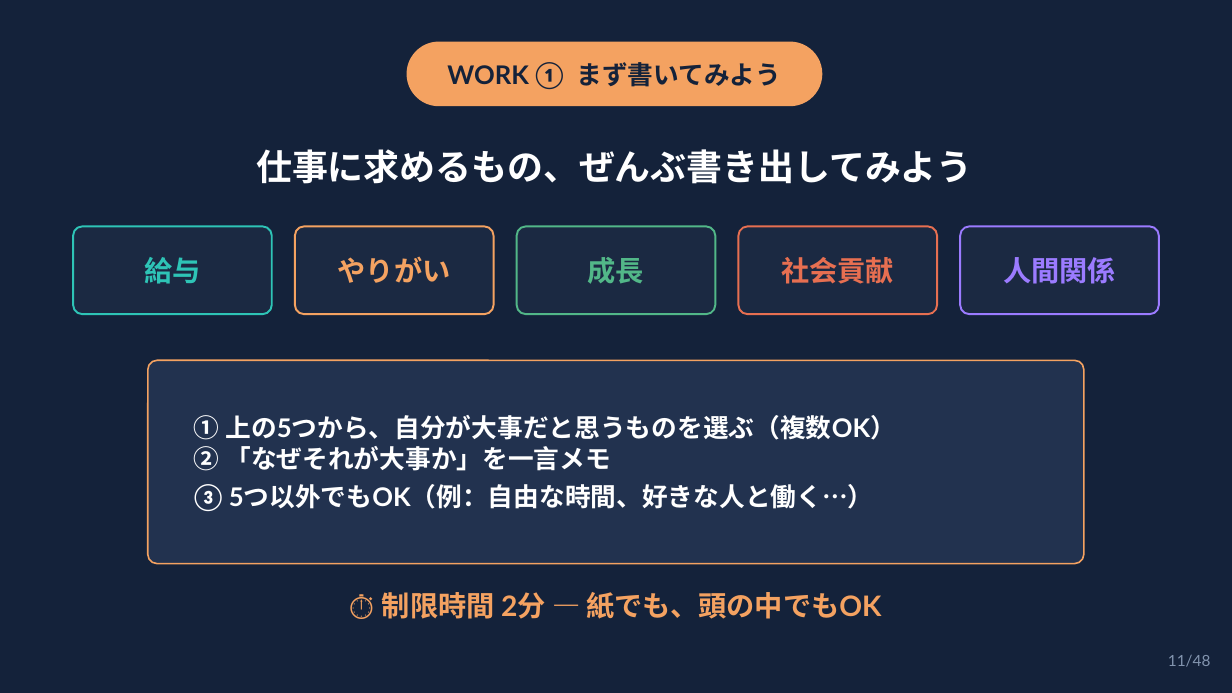
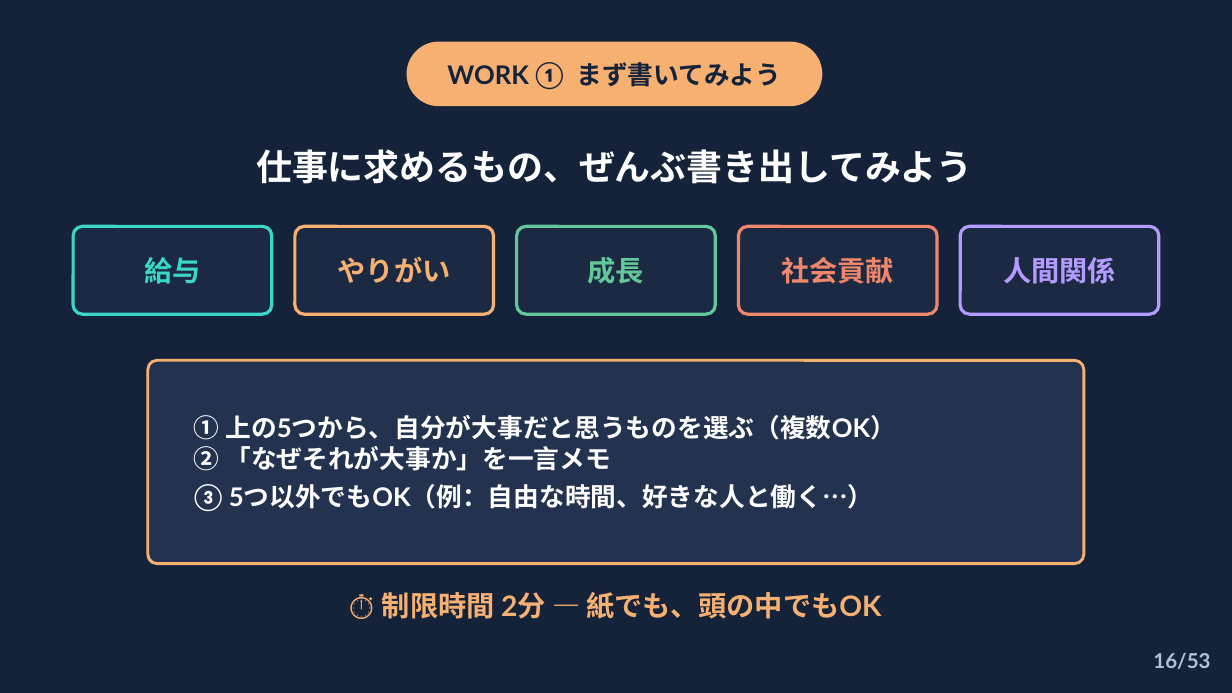
Before and after one commit to syukugennmathto/claude-daily-routines, a slide deck: slide 16 of build/career_talk_setagaya.pptx (slide 11 before the commit). Drawn at 1232x693 pixels with LibreOffice and Linux fonts; fonts in the diff are those of the drawing. Boxes give left, top, right and bottom in pixels: in the first picture for what was removed or moved away, otherwise in the second. Text is boxed around its words. In the diff, an @@ line names an element or a change of style, - is before the commit and + after.

```diff
--- a/build/career_talk_setagaya.pptx
+++ b/build/career_talk_setagaya.pptx
@@ rounded rectangle at (x1=407, y1=42, x2=823, y2=106): fill #F4A261 to #F6B071 @@
@@ text "給与" at (x1=144, y1=257, x2=200, y2=284): text colour #2EC4B6 to #3AD6C6 @@
@@ rounded rectangle at (x1=73, y1=226, x2=272, y2=314): outline #2EC4B6 1.5 pt to #3AD6C6 2.5 pt @@
@@ text "やりがい" at (x1=338, y1=256, x2=451, y2=283): text colour #F4A261 to #F6B071 @@
@@ rounded rectangle at (x1=295, y1=226, x2=494, y2=314): outline #F4A261 1.5 pt to #F6B071 2.5 pt @@
@@ text "成長" at (x1=588, y1=257, x2=644, y2=284): text colour #52B788 to #63C79A @@
@@ rounded rectangle at (x1=517, y1=226, x2=715, y2=314): outline #52B788 1.5 pt to #63C79A 2.5 pt @@
@@ text "社会貢献" at (x1=781, y1=257, x2=894, y2=284): text colour #E76F51 to #F0866B @@
@@ rounded rectangle at (x1=738, y1=226, x2=937, y2=314): outline #E76F51 1.5 pt to #F0866B 2.5 pt @@
@@ text "人間関係" at (x1=1003, y1=257, x2=1116, y2=284): text colour #9B7BFF to #B39BFF @@
@@ rounded rectangle at (x1=960, y1=226, x2=1159, y2=314): outline #9B7BFF 1.5 pt to #B39BFF 2.5 pt @@
@@ rounded rectangle at (x1=148, y1=360, x2=1084, y2=564): outline #F4A261 1.25 pt to #F6B071 2.25 pt @@
@@ text "⏱ 制限時間 2分 — 紙でも、頭の中でもOK" at (x1=382, y1=592, x2=882, y2=619): text colour #F4A261 to #F6B071 @@
@@ text at (x1=1153, y1=653, x2=1210, y2=669): text changed; size 12 to 16 pt; text colour #8294AE to #B4C2D6; bold on @@
-11/48
+16/53
```
Also in this commit, not shown: 47 other slides changed, 5 slides added, 3 other files.
